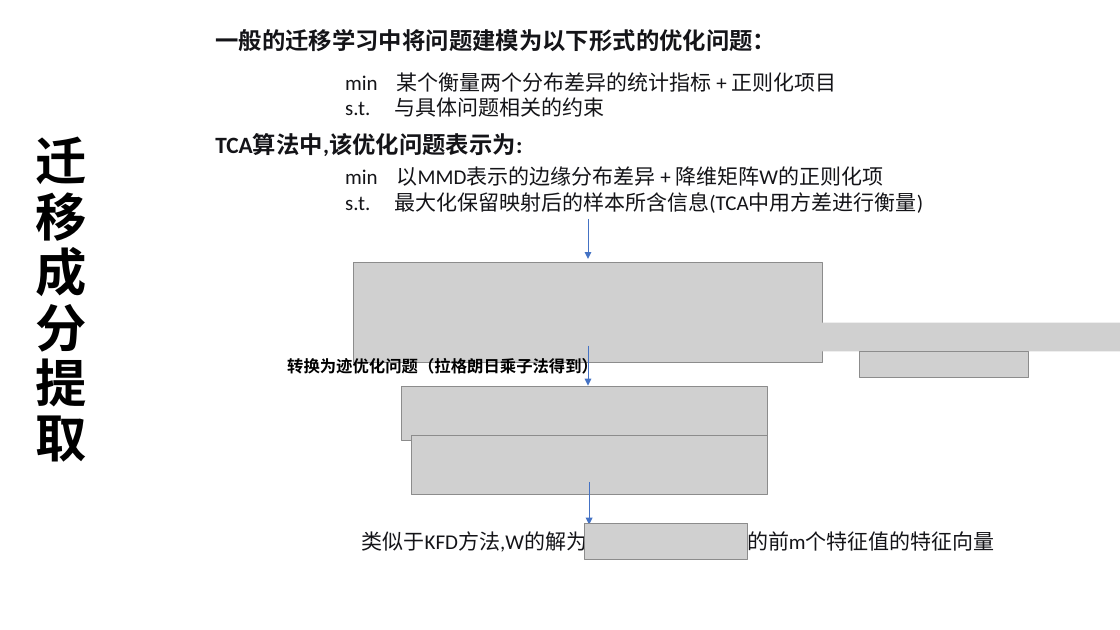
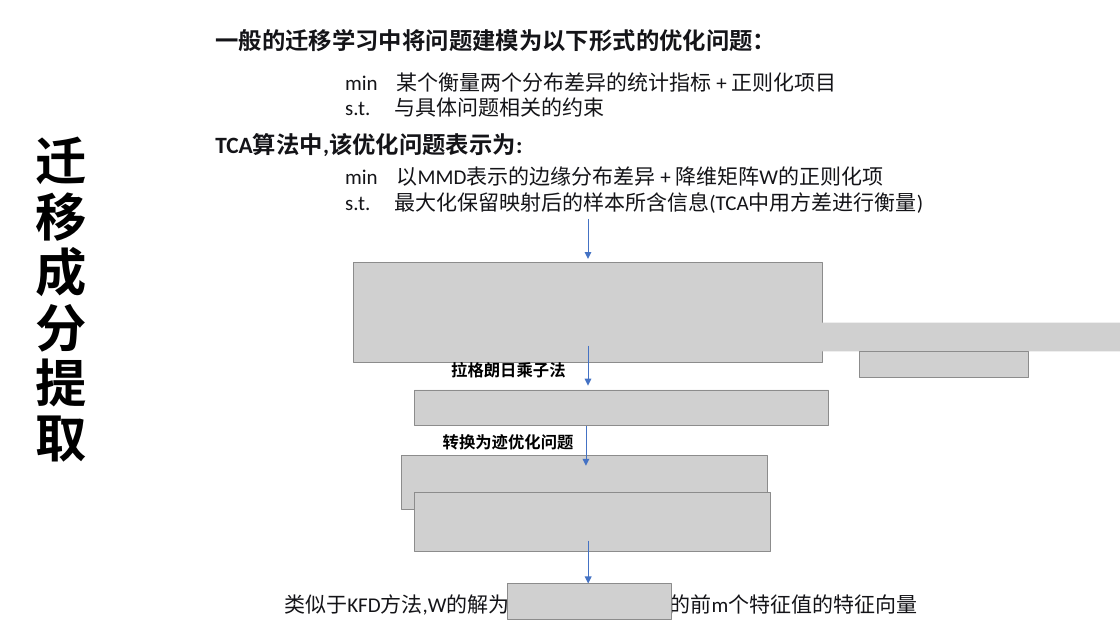
Before and after one commit to XiN0919/Transfer-Learning, a slide deck: slide 6 of TCA.pptx. Drawn at 1120x630 pixels with LibreOffice and Linux fonts; fonts in the diff are those of the drawing; grey boxes stand for pictures. Boxes give left, top, right and bottom in pixels: in the first picture for what was removed or moved away, otherwise in the second. Text is boxed around its words. In the diff, an @@ line names an element or a change of style, - is before the commit and + after.

Commit message:
11-12-2021

```diff
--- a/TCA.pptx
+++ b/TCA.pptx
@@ text added at box(451, 362, 565, 382), 14 pt, text #000000, bold @@
+拉格朗日乘子法
@@ picture added at box(414, 390, 828, 426) @@
@@ text at box(443, 434, 574, 450): text changed @@
-转换为迹优化问题（拉格朗日乘子法得到）
+转换为迹优化问题
@@ arrow added from (586, 426) to (586, 465), #4472C4 0.5 pt @@
@@ picture: place and size @@
-picture at box(402, 387, 767, 441)
+picture at box(402, 456, 767, 510)
@@ picture: place and size @@
-picture at box(411, 435, 767, 495)
+picture at box(414, 492, 770, 552)
@@ arrow moved from (589, 482) - (589, 525) to (588, 541) - (588, 584) @@
@@ text "类似于KFD方法,W的解为 的前m个特征值的特征向量": place and size @@
-text "类似于KFD方法,W的解为 的前m个特征值的特征向量" at box(362, 528, 995, 554)
+text "类似于KFD方法,W的解为 的前m个特征值的特征向量" at box(284, 592, 918, 618)
@@ picture: place and size @@
-picture at box(585, 523, 749, 560)
+picture at box(507, 584, 671, 620)
```
